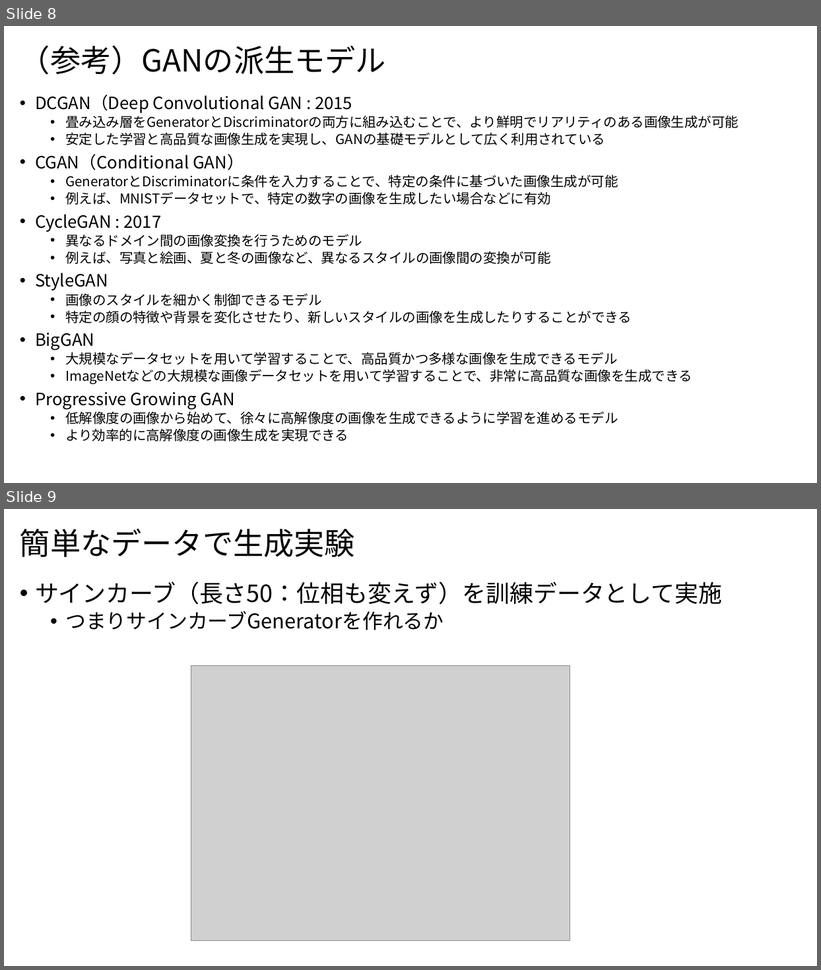
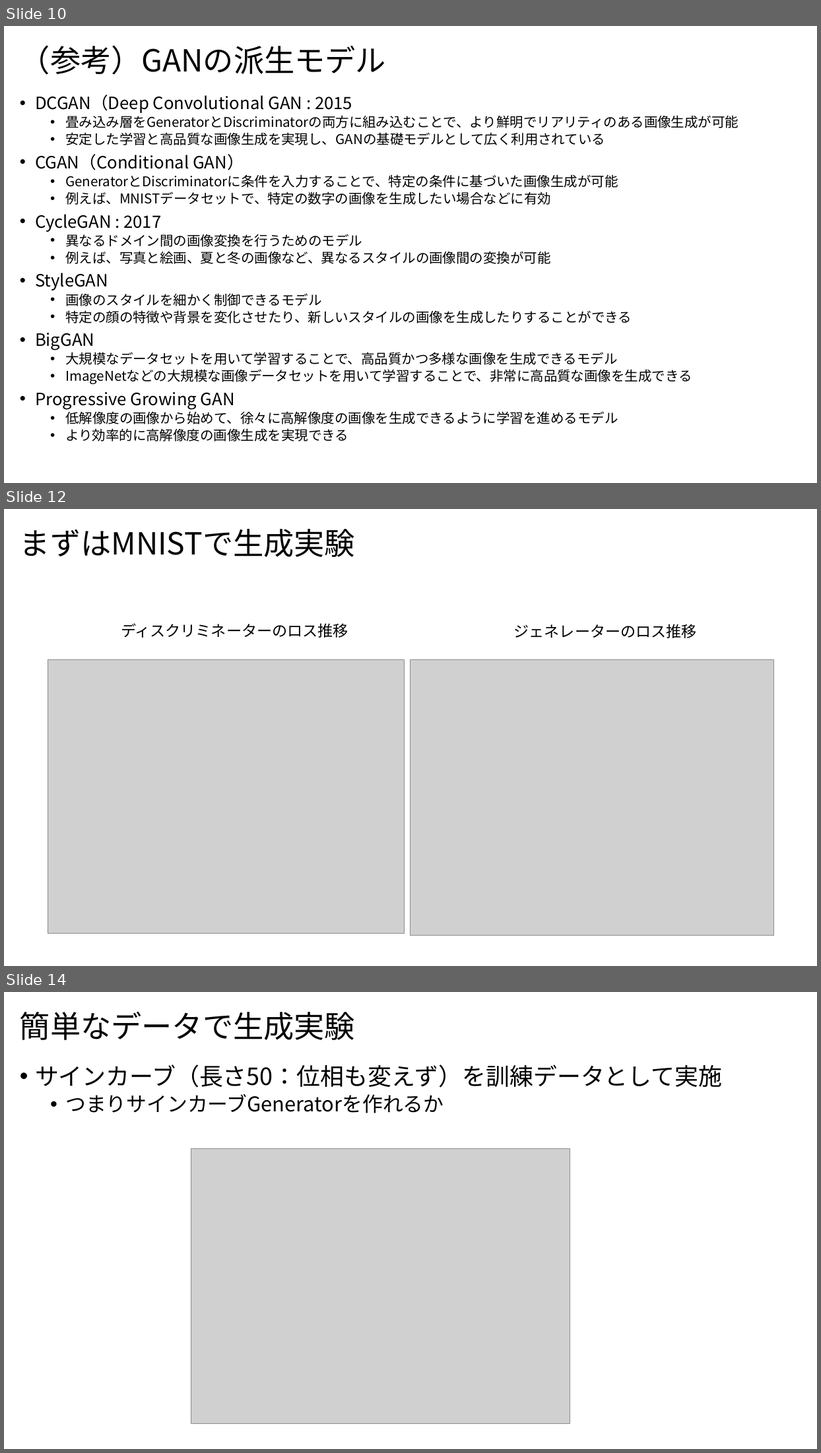
Before and after one commit to nakayasu720/report, a slide deck: GANによるデータ生成.pptx. Shown one above the other, each under a label of ours: slides 8 and 9 before the commit, slides 10, 12 and 14 after it; the slides between them are not shown. The pictures are 821x970 and 821x1453 pixels, drawn with LibreOffice and Linux fonts; fonts in the diff are those of the drawing; grey boxes stand for pictures. Boxes give left, top, right and bottom in pixels: in the first picture for what was removed or moved away, otherwise in the second. Text is boxed around its words. In the diff, an @@ line names an element or a change of style, - is before the commit and + after.

```diff
--- a/GANによるデータ生成.pptx
+++ b/GANによるデータ生成.pptx
@@ slide 12 added at box(4, 509, 817, 966), background #FFFFFF @@
@@ title added at box(20, 529, 355, 557), 36 pt, text #000000 @@
+まずはMNISTで生成実験
@@ text added at box(121, 623, 349, 638), 18 pt, text #000000 @@
+ディスクリミネーターのロス推移
@@ text added at box(514, 624, 697, 638), 18 pt, text #000000 @@
+ジェネレーターのロス推移
@@ picture added at box(48, 659, 404, 933) @@
@@ picture added at box(411, 659, 774, 935) @@
@@ what was slide 8 is now slide 10 @@
@@ what was slide 9 is now slide 14 @@
```
Also in this commit, not shown: 4 other slides added.
